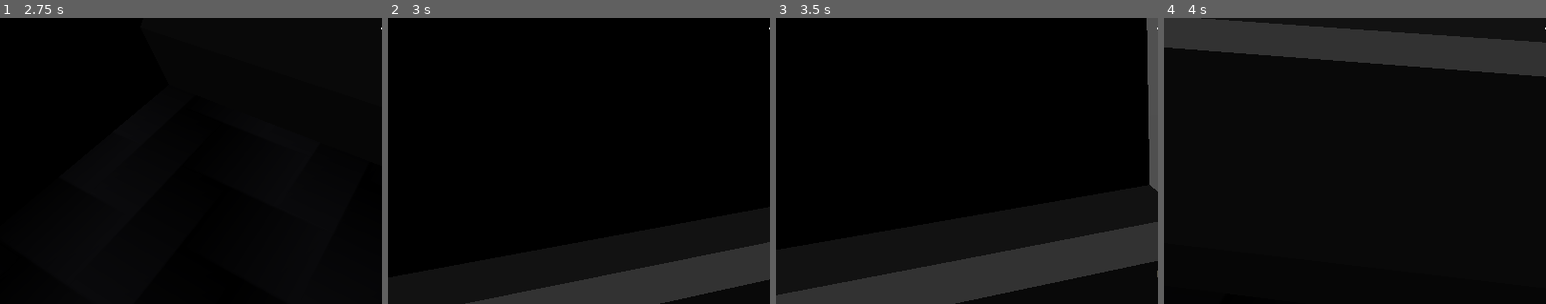
Above: before the commit, frames 1-4 (left to right).
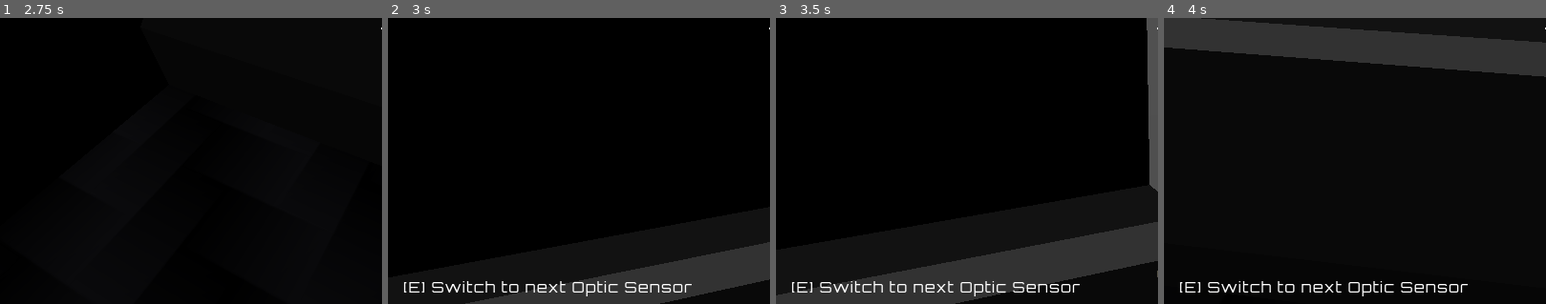
Above: after the commit, the same moments.

Repository: amr-engineer/void-ship
Game: Godot game, scene res://menus/main.tscn
Same seed, same stepped clock (60 frames per second), same inputs: the game is played once before the commit and once after it.
Inputs (mouse positions are % of the whole screen's width and height, from its top left):
- Up to frame 1 (2.75 s): click "Start" at 0.5 s; tap Enter at 1.25 s; move the mouse to (55, 50) at 1.27 s; hold E (interact) 1.28-2.03 s; hold W (move_forward) from 1.28 s (still down); tap Space (jump) at 1.52, 2.27 s; move the mouse to (45, 50) at 2.02 s; tap E (interact) at 2.1 s
- Up to frame 2 (3 s): keep holding W (move_forward); move the mouse to (52, 48) at 2.77 s; hold Shift (sprint) from 2.78 s (still down)
- Up to frame 3 (3.5 s): keep holding W (move_forward); keep holding Shift (sprint); tap E (interact) at 3.05 s
- Up to frame 4 (4 s): keep holding W (move_forward); move the mouse to (49, 52) at 3.52 s; release Shift (sprint) at 3.53 s; tap E (interact) at 3.6 s; tap Space (jump) at 3.77 s
The pictures show only the part of the screen within x 0-50%, y 48-98%; the shares and areas given below are measured in that part.

Frame 1 is identical in both runs. In frame 2, 1.2% of the frame differs, in the area x 4-80%, y 92-98%; in frame 3, 1.2%; in frame 4, 1.2%.

Commit message:
implement optic sensors screen

Diff:
--- a/scenes/game.tscn
+++ b/scenes/game.tscn
@@ -2,6 +2,7 @@
 
 [ext_resource type="Environment" uid="uid://cxfvw4l3kc8tr" path="res://default_env.tres" id="1_uwrxv"]
 [ext_resource type="ArrayMesh" uid="uid://dj88if37v1rjt" path="res://assets/ship_body.obj" id="3_gee14"]
+[ext_resource type="Script" uid="uid://ipbv5a5dxp6u" path="res://ship/ship.gd" id="3_iywne"]
 [ext_resource type="Texture2D" uid="uid://b21p4f8joflo3" path="res://assets/Fabric004_1K-PNG_Color.png" id="4_u5sy4"]
 [ext_resource type="ArrayMesh" uid="uid://c0416fwp4q3e6" path="res://assets/ship_interior.obj" id="5_iywne"]
 [ext_resource type="Texture2D" uid="uid://du0w173ljhbpg" path="res://assets/EVA.png" id="5_p57ef"]
@@ -9,6 +10,7 @@
 [ext_resource type="Texture2D" uid="uid://brqb3xqctrje3" path="res://assets/dashboard_heartpanel.png" id="7_0tnpc"]
 [ext_resource type="PackedScene" uid="uid://cs8spopb2ooxc" path="res://player/player.tscn" id="7_gee14"]
 [ext_resource type="Texture2D" uid="uid://cfp2b68sye7fe" path="res://assets/danger_of_death.png" id="8_0tnpc"]
+[ext_resource type="Script" uid="uid://nndng22b8a6r" path="res://ship/optic_sensors_screen.gd" id="9_vtaks"]
 
 [sub_resource type="GDScript" id="GDScript_lbhrr"]
 script/source = "extends Node3D
@@ -120,6 +122,7 @@
 transform = Transform3D(0.70710677, 0, -0.70710677, 0, 1, 0, 0.70710677, 0, 0.70710677, 0, 0, 0)
 physics_material_override = SubResource("PhysicsMaterial_r4tgf")
 gravity_scale = 0.0
+script = ExtResource("3_iywne")
 
 [node name="CollisionShape3D" type="CollisionShape3D" parent="Ship" unique_id=194032711]
 transform = Transform3D(1, 0, 0, 0, 1, 0, 0, 0, 1, 0, 5, 0)
@@ -258,6 +261,7 @@
 [node name="center_screen" type="StaticBody3D" parent="interior/objects" unique_id=549378042]
 collision_layer = 8
 collision_mask = 8
+script = ExtResource("9_vtaks")
 
 [node name="CollisionShape3D" type="CollisionShape3D" parent="interior/objects/center_screen" unique_id=1391225560]
 transform = Transform3D(0.99999976, 0, 0, 0, 1, 0, 0, 0, 0.99999976, 0, 3.5, -9.499999)
--- /dev/null
+++ b/ship/optic_sensors_screen.gd
@@ -0,0 +1,12 @@
+extends StaticBody3D
+
+
+@onready var ship: Ship = $"../../../Ship"
+
+
+func interact() -> void:
+	ship.next_camera()
+
+
+func get_input_info() -> String:
+	return "[E] Switch to next Optic Sensor"
--- /dev/null
+++ b/ship/ship.gd
@@ -0,0 +1,15 @@
+extends RigidBody3D
+class_name Ship
+
+
+@onready var optics_vp: SubViewport = $optics/SubViewport
+
+
+func next_camera() -> void:
+	var cameras: Array[Camera3D] = []
+	for cam in optics_vp.get_children():
+		if cam is Camera3D: cameras.append(cam)
+
+	if cameras.is_empty(): return
+
+	cameras[(cameras.find(optics_vp.get_camera_3d()) + 1) % cameras.size()].make_current()
Not shown, added: ship/optic_sensors_screen.gd.uid
Not shown, added: ship/ship.gd.uid
